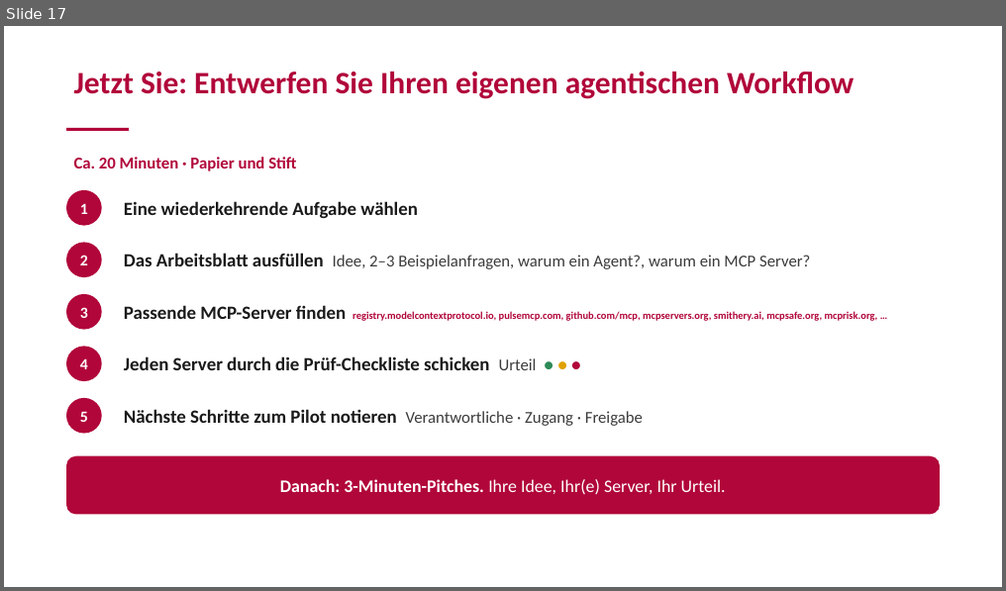
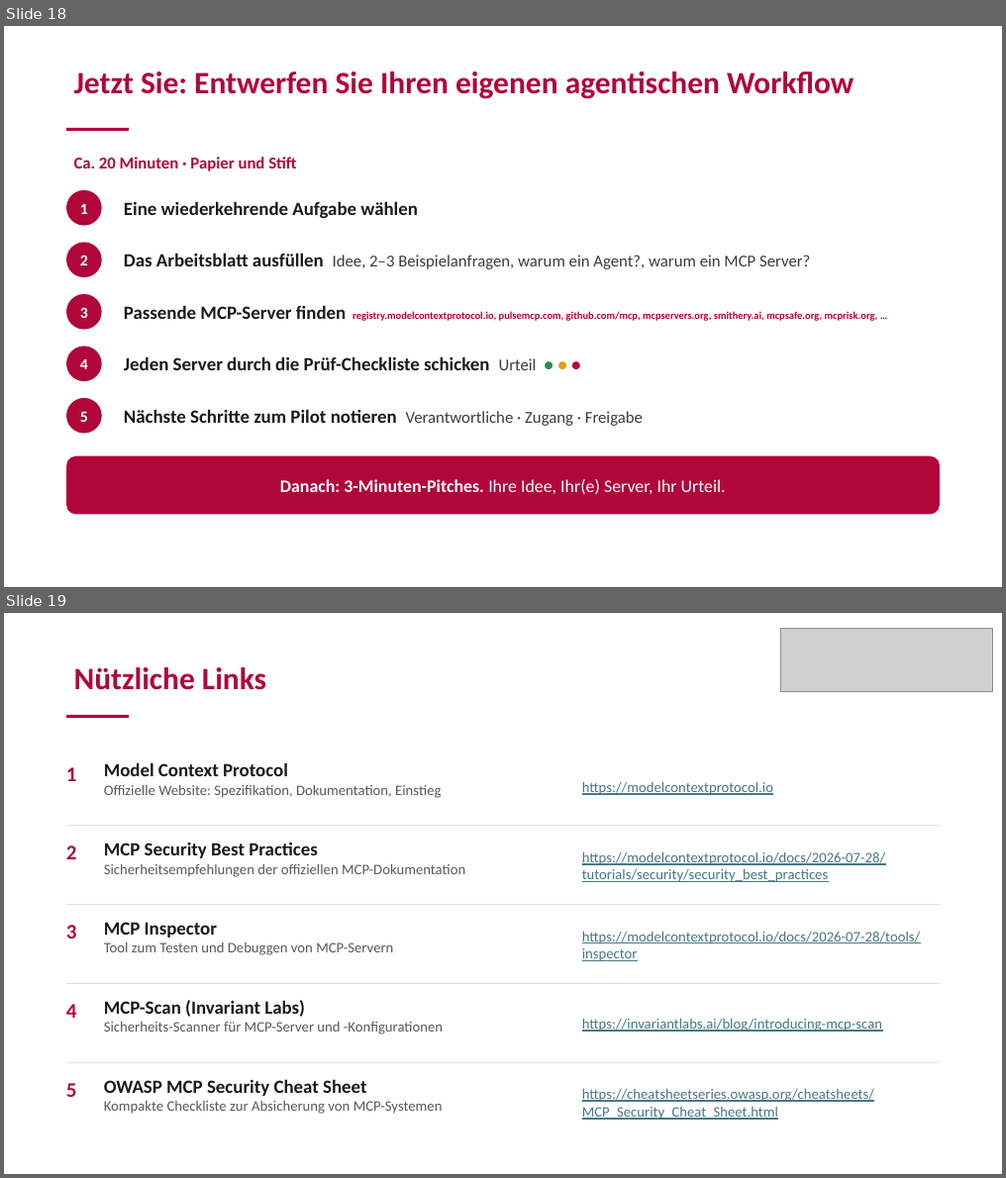
Before and after one commit to aihpi/workshop-mcp-mini, a slide deck: 01_slides/Presentation-MCP-Workshop_german.pptx. Shown one above the other, each under a label of ours: slide 17 before the commit, slides 18 and 19 after it. The pictures are 1006x591 and 1006x1178 pixels, drawn with LibreOffice and Linux fonts; fonts in the diff are those of the drawing; grey boxes stand for pictures. Boxes give left, top, right and bottom in pixels: in the first picture for what was removed or moved away, otherwise in the second. Text is boxed around its words. In the diff, an @@ line names an element or a change of style, - is before the commit and + after.

```diff
--- a/01_slides/Presentation-MCP-Workshop_german.pptx
+++ b/01_slides/Presentation-MCP-Workshop_german.pptx
@@ slide 19 added at (4,613,1002,1174), background #FFFFFF @@
@@ picture added at (781,628,993,691) @@
@@ title added at (74,667,266,690), 30 pt, text #B1063A, bold @@
+Nützliche Links
@@ rectangle added at (66,715,129,718), fill #B1063A @@
@@ text added at (66,767,77,781), 20 pt, text #B1063A, bold @@
+1
@@ text added at (104,762,441,798), 14 pt, text #595959 @@
+Model Context Protocol
+Offizielle Website: Spezifikation, Dokumentation, Einstieg
@@ text added at (582,781,773,795), 14 pt, text #467886, underline @@
+https://modelcontextprotocol.io
@@ rectangle added at (66,825,940,826), fill #E0E0E0 @@
@@ text added at (66,846,77,860), 20 pt, text #B1063A, bold @@
+2
@@ text added at (104,842,465,877), 14 pt, text #595959 @@
+MCP Security Best Practices
+Sicherheitsempfehlungen der offiziellen MCP-Dokumentation
@@ text added at (582,852,885,882), 14 pt, text #467886, underline @@
+https://modelcontextprotocol.io/docs/2026-07-28/tutorials/security/security_best_practices
@@ rectangle added at (66,904,940,905), fill #E0E0E0 @@
@@ text added at (66,925,77,939), 20 pt, text #B1063A, bold @@
+3
@@ text added at (104,922,393,956), 14 pt, text #595959 @@
+MCP Inspector
+Tool zum Testen und Debuggen von MCP-Servern
@@ text added at (582,931,921,961), 14 pt, text #467886, underline @@
+https://modelcontextprotocol.io/docs/2026-07-28/tools/inspector
@@ rectangle added at (66,983,940,983), fill #E0E0E0 @@
@@ text added at (66,1004,77,1018), 20 pt, text #B1063A, bold @@
+4
@@ text added at (104,1000,443,1035), 14 pt, text #595959 @@
+MCP-Scan (Invariant Labs)
+Sicherheits-Scanner für MCP-Server und -Konfigurationen
@@ text added at (582,1018,882,1032), 14 pt, text #467886, underline @@
+https://invariantlabs.ai/blog/introducing-mcp-scan
@@ rectangle added at (66,1062,940,1062), fill #E0E0E0 @@
@@ text added at (66,1083,77,1097), 20 pt, text #B1063A, bold @@
+5
@@ text added at (104,1079,443,1114), 14 pt, text #595959 @@
+OWASP MCP Security Cheat Sheet
+Kompakte Checkliste zur Absicherung von MCP-Systemen
@@ text added at (582,1088,874,1120), 14 pt, text #467886, underline @@
+https://cheatsheetseries.owasp.org/cheatsheets/MCP_Security_Cheat_Sheet.html
@@ what was slide 17 is now slide 18 @@
```
Also in this commit, not shown: 19 slides changed, 2 other slides added.
